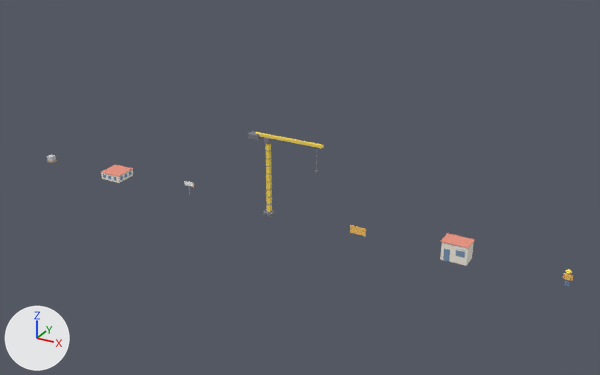
Before and after pictures for a commit that changed the glTF model public/models/site-kit.glb.
Both versions are drawn from a camera (50 mm lens) standing at (84.0, -79.4, 44.2) and looking at (39.4, 1.6, 3.6). Arrows for +X, +Y and +Z are at lower left; the lights stay in place. The older version comes first. Where no turn or scale is listed for an object, it has been applied to the vertices.

Objects in the first picture: 'crane', 'fence', 'floor_module', 'site_office', 'worker', 'zone_sign' and 1 more.
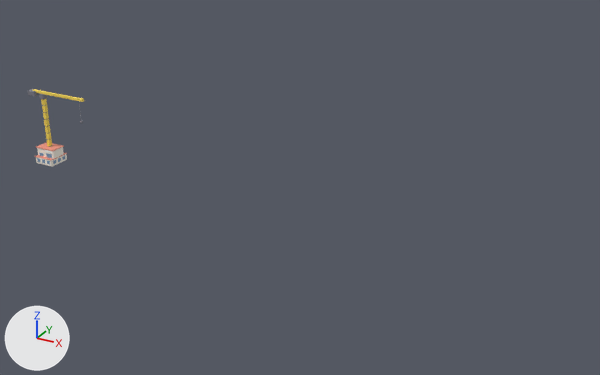
Boxes (x1, y1, x2, y2) around the edits, measured in the pictures (600 x 375 px):
'crane', moved: before (248, 131, 324, 216); after (27, 89, 84, 147)
'site_office', moved: before (440, 233, 475, 266); after (36, 142, 64, 159)
'floor_module', moved: before (101, 164, 133, 183); after (35, 153, 67, 167)
'fence', moved (not visible afterwards): before (349, 225, 366, 237)
'worker', moved (not visible afterwards): before (563, 269, 573, 286)
'zone_sign', moved (not visible afterwards): before (185, 181, 194, 195)

What changed in the scene script:
```text
Change ob_crane:
    ob_crane.location: (38.4, 0.0, 5.19) -> (2.4, 0.0, 5.19)
Change ob_fence:
    ob_fence.location: (48.0, 0.0, 0.55) -> (0.0, 0.0, 0.55)
Change ob_floor_module:
    ob_floor_module.location: (12.0, 0.0, 0.52) -> (0.0, 0.0, 0.52)
Change ob_site_office:
    ob_site_office.location: (60.0, 0.0, 1.16) -> (0.0, 0.0, 1.16)
Change ob_worker:
    ob_worker.location: (72.0, 0.02, 0.95) -> (0.0, 0.02, 0.95)
Change ob_zone_sign:
    ob_zone_sign.location: (24.0, 0.0, 0.9) -> (0.0, 0.0, 0.9)
```
